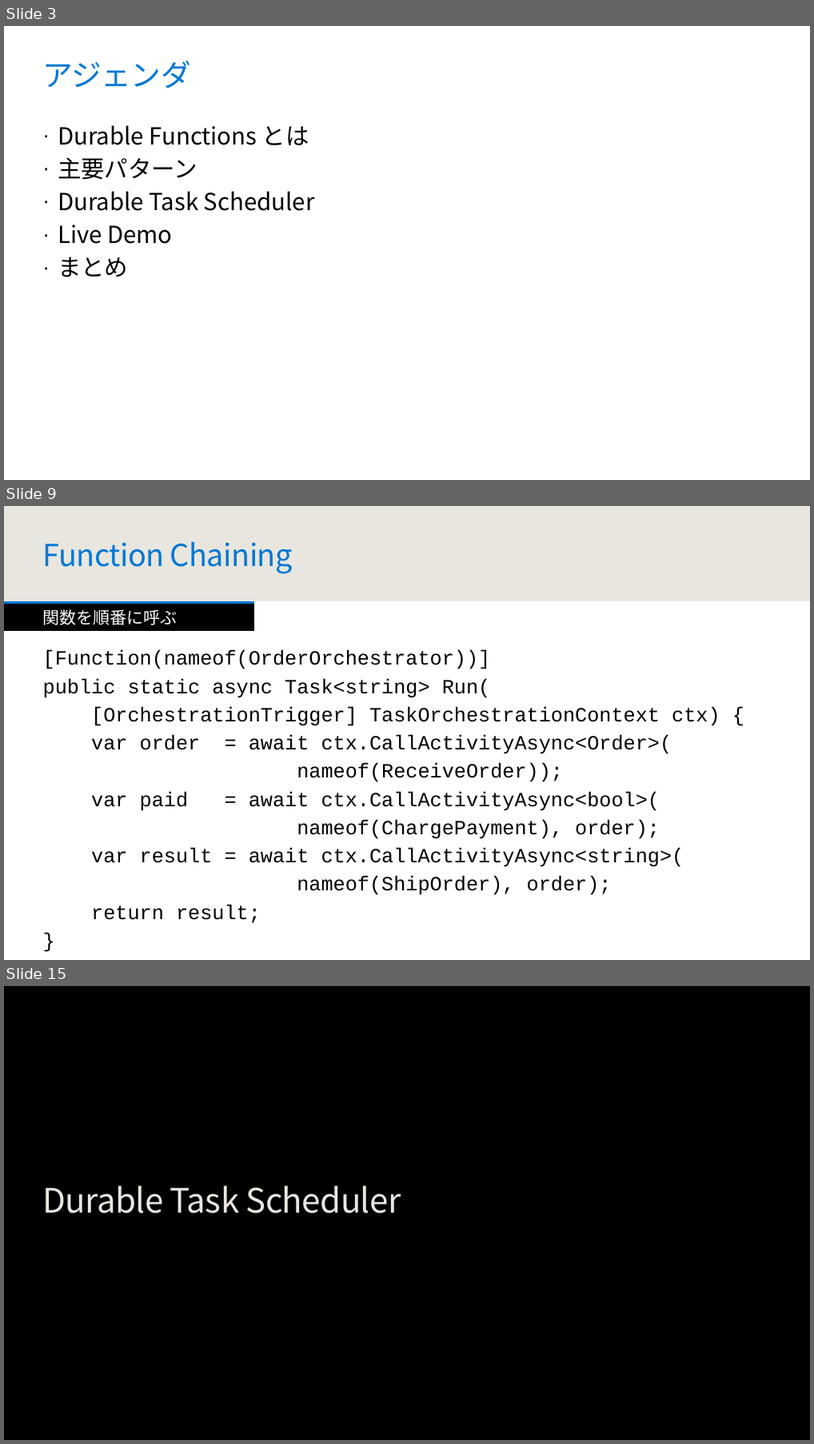
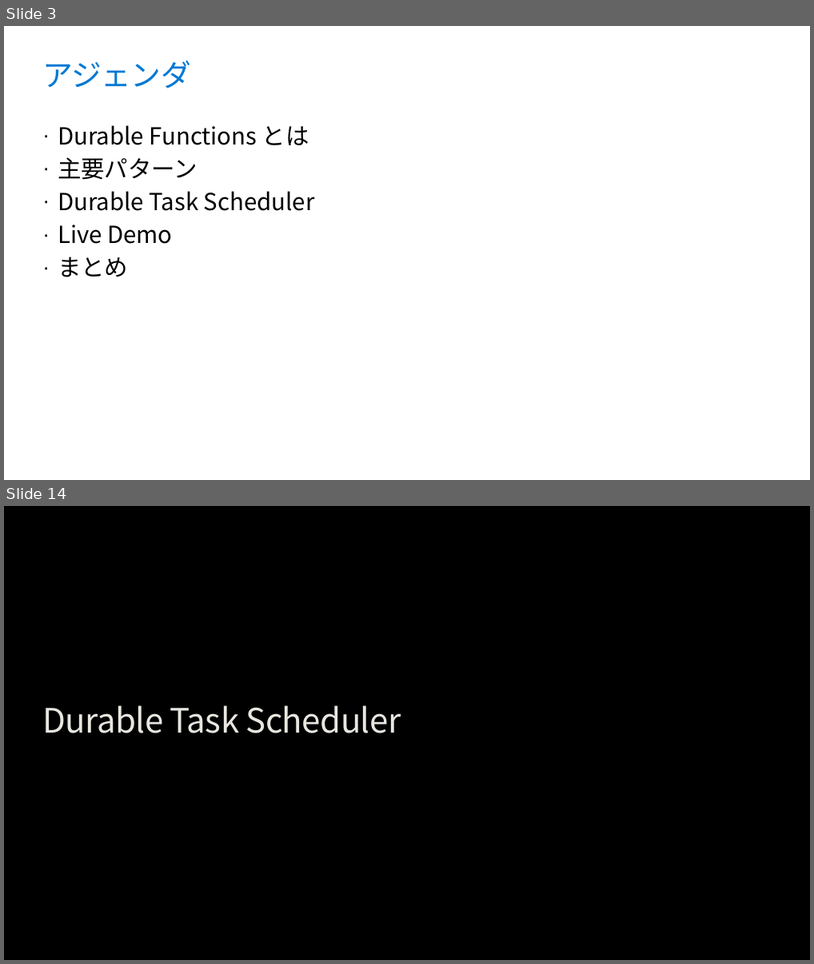
Before and after one commit to runceel/yonayona-durable, a slide deck: slides/slides.pptx. Shown one above the other, each under a label of ours: slides 3, 9 and 15 before the commit, slides 3 and 14 after it; the slides between them are not shown. The pictures are 814x1444 and 814x964 pixels, drawn with LibreOffice and Linux fonts; fonts in the diff are those of the drawing; background and template pictures are left out. Boxes give left, top, right and bottom in pixels: in the first picture for what was removed or moved away, otherwise in the second. Text is boxed around its words. In the diff, an @@ line names an element or a change of style, - is before the commit and + after.

```diff
--- a/slides/slides.pptx
+++ b/slides/slides.pptx
@@ slide 9 removed at <box>4,506,810,960</box>, background #E8E6DF @@
@@ title removed at <box>43,542,293,574</box> @@
-Function Chaining
@@ rectangle removed at <box>4,601,810,960</box> @@
@@ text removed at <box>4,601,254,631</box> @@
-関数を順番に呼ぶ
@@ text removed at <box>43,650,721,923</box> @@
-[Function(nameof(OrderOrchestrator))]
-public static async Task<string> Run(
-[OrchestrationTrigger] TaskOrchestrationContext ctx) {
-var order = await ctx.CallActivityAsync<Order>(
-nameof(ReceiveOrder));
-var paid = await ctx.CallActivityAsync<bool>(
-nameof(ChargePayment), order);
-var result = await ctx.CallActivityAsync<string>(
-nameof(ShipOrder), order);
-return result;
-}
@@ what was slide 15 is now slide 14 @@
```
Also in this commit, not shown: 5 slides changed, 7 slides added, 7 other slides removed.
